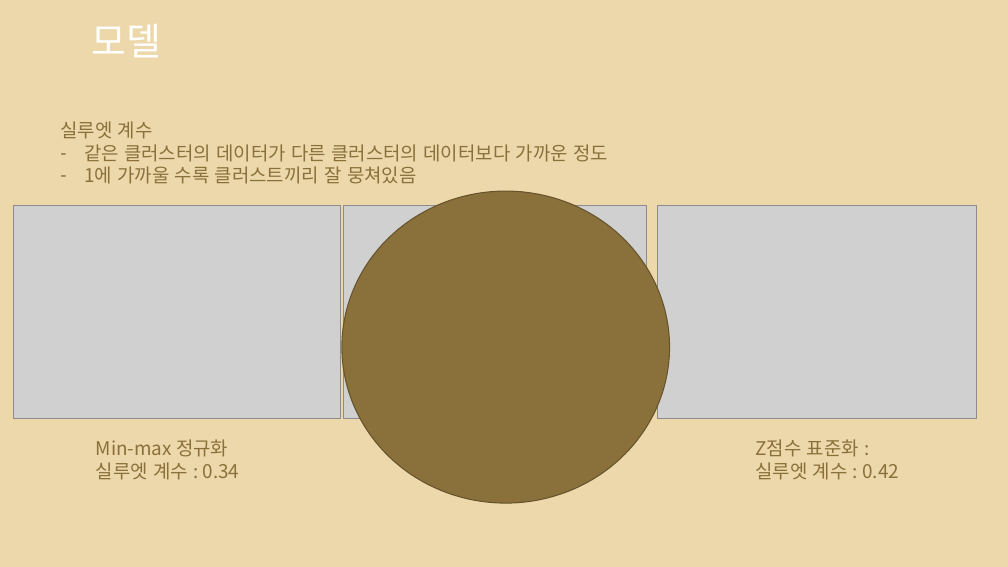
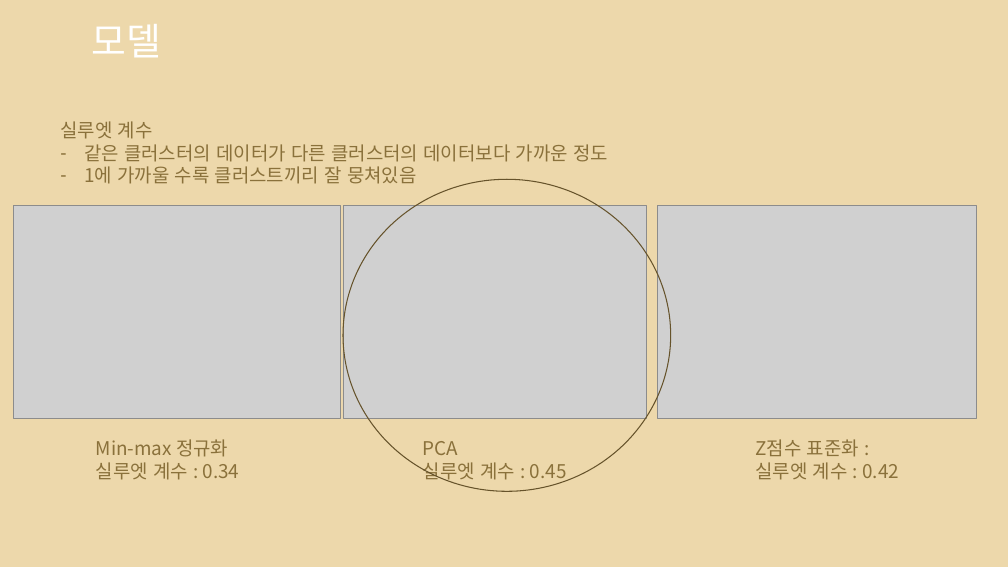
Before and after one commit to so-jeong0127/Python-Project, a slide deck: slide 14 of 3조_1차_재활용도움센터 위치 선정.pptx (slide 15 before the commit). Drawn at 1008x567 pixels with LibreOffice and Linux fonts; fonts in the diff are those of the drawing; grey boxes stand for pictures; background and template pictures are left out. Boxes give left, top, right and bottom in pixels: in the first picture for what was removed or moved away, otherwise in the second. Text is boxed around its words. In the diff, an @@ line names an element or a change of style, - is before the commit and + after.

```diff
--- a/3조_1차_재활용도움센터 위치 선정.pptx
+++ b/3조_1차_재활용도움센터 위치 선정.pptx
@@ ellipse: place and size @@
-ellipse at box(342, 191, 669, 504)
+ellipse at box(343, 179, 671, 492)
@@ ellipse at box(343, 179, 671, 492): fill #8A713B to none @@
```
Also in this commit, not shown: 7 other slides changed, 1 slide added, 2 slides removed.
